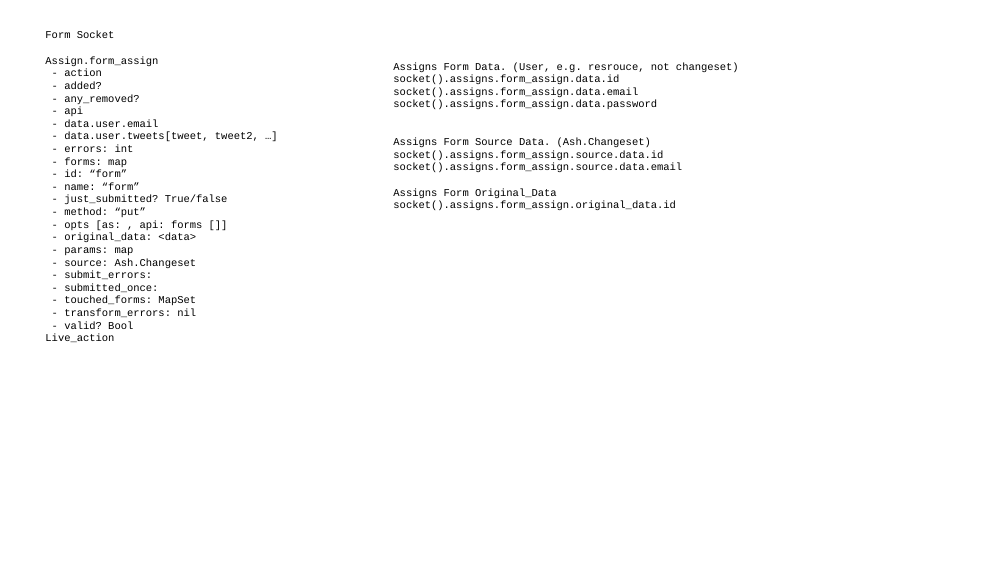
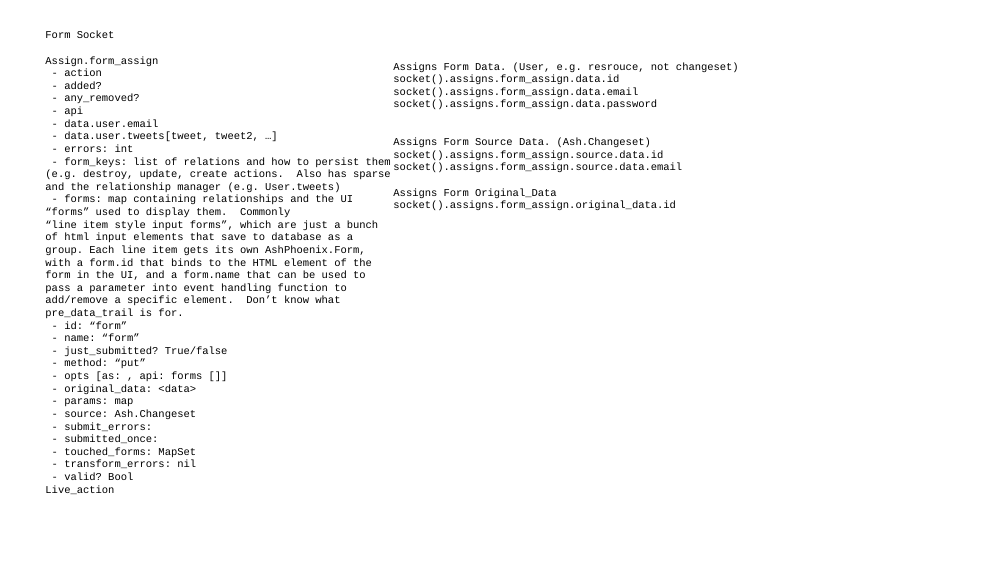
Before and after one commit to mrjbj/form_validator, a slide deck: slide 11 of notebook/Manage_Relationship.pptx (slide 10 before the commit). Drawn at 1008x567 pixels with LibreOffice and Linux fonts; fonts in the diff are those of the drawing. Boxes give left, top, right and bottom in pixels: in the first picture for what was removed or moved away, otherwise in the second. Text is boxed around its words. In the diff, an @@ line names an element or a change of style, - is before the commit and + after.

```diff
--- a/notebook/Manage_Relationship.pptx
+++ b/notebook/Manage_Relationship.pptx
@@ text at (45,157,391,318): text changed @@
-- forms: map
+- form_keys: list of relations and how to persist them (e.g. destroy, update, create actions. Also has sparse and the relationship manager (e.g. User.tweets)
+- forms: map containing relationships and the UI “forms” used to display them. Commonly
+“line item style input forms”, which are just a bunch of html input elements that save to database as a group. Each line item gets its own AshPhoenix.Form, with a form.id that binds to the HTML element of the form in the UI, and a form.name that can be used to pass a parameter into event handling function to add/remove a specific element. Don’t know what pre_data_trail is for.
```
Also in this commit, not shown: 3 slides added, 4 other files.
